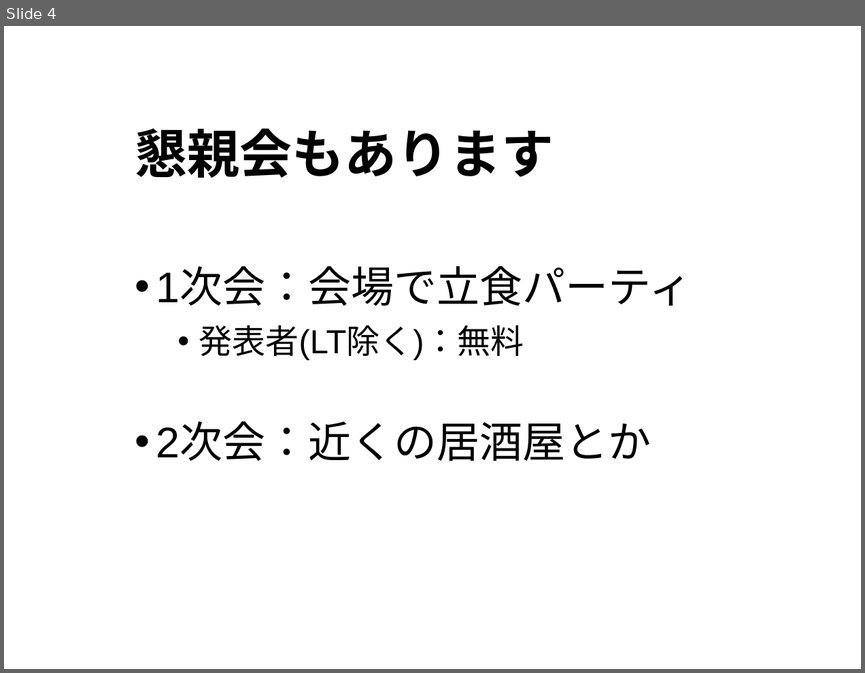
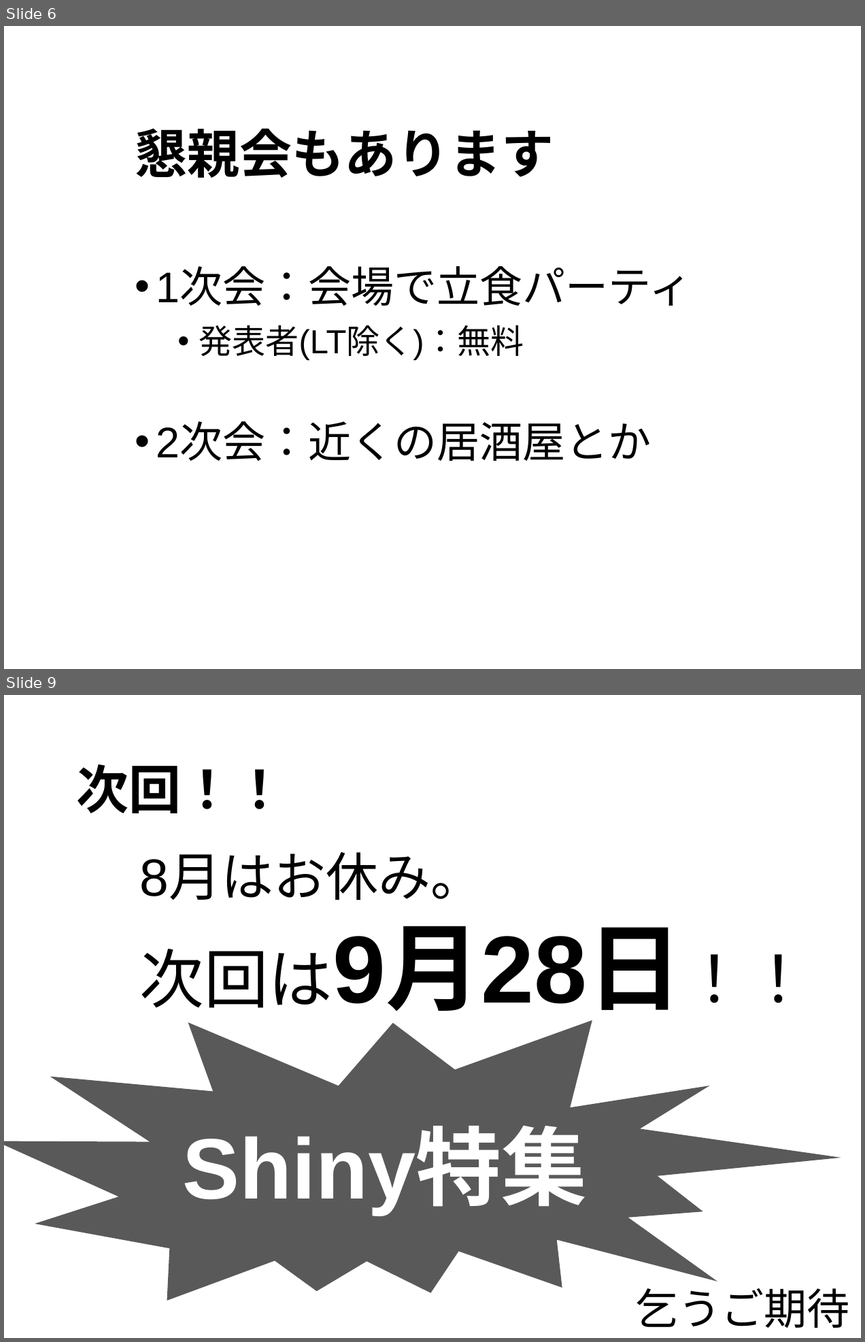
Before and after one commit to Kilometer0101/TokyoR80, a slide deck: TokyoR80_opening.pptx. Shown one above the other, each under a label of ours: slide 4 before the commit, slides 6 and 9 after it; the slides between them are not shown. The pictures are 865x673 and 865x1342 pixels, drawn with LibreOffice and Linux fonts; fonts in the diff are those of the drawing. Boxes give left, top, right and bottom in pixels: in the first picture for what was removed or moved away, otherwise in the second. Text is boxed around its words. In the diff, an @@ line names an element or a change of style, - is before the commit and + after.

```diff
--- a/TokyoR80_opening.pptx
+++ b/TokyoR80_opening.pptx
@@ slide 9 added at bbox=[4, 695, 861, 1338], background #FFFFFF @@
@@ text added at bbox=[76, 764, 286, 813], 44 pt, text #000000, bold @@
+次回！！
@@ text added at bbox=[140, 854, 483, 900], 44 pt, text #000000 @@
+8月はお休み。
@@ text added at bbox=[140, 927, 682, 1011], 54 pt, text #000000 @@
+次回は9月28日！！
@@ irregular seal added at bbox=[4, 943, 855, 1338], fill #595959 @@
@@ text added at bbox=[183, 1131, 587, 1215], 72 pt, text #FFFFFF, bold @@
+Shiny特集
@@ text added at bbox=[636, 1280, 850, 1327], 36 pt, text #000000 @@
+乞うご期待
@@ what was slide 4 is now slide 6 @@
```
Also in this commit, not shown: 1 slide changed, 6 other slides added, 1 slide removed, 1 other file.
